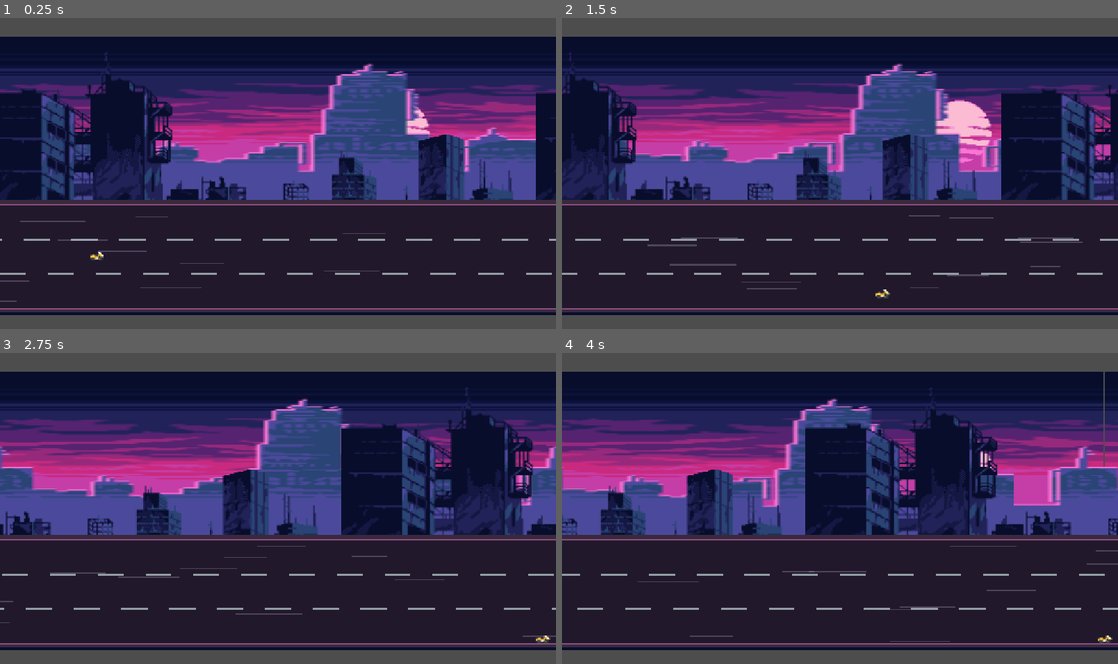
Above: before the commit, frames 1-4 (two rows, left to right).
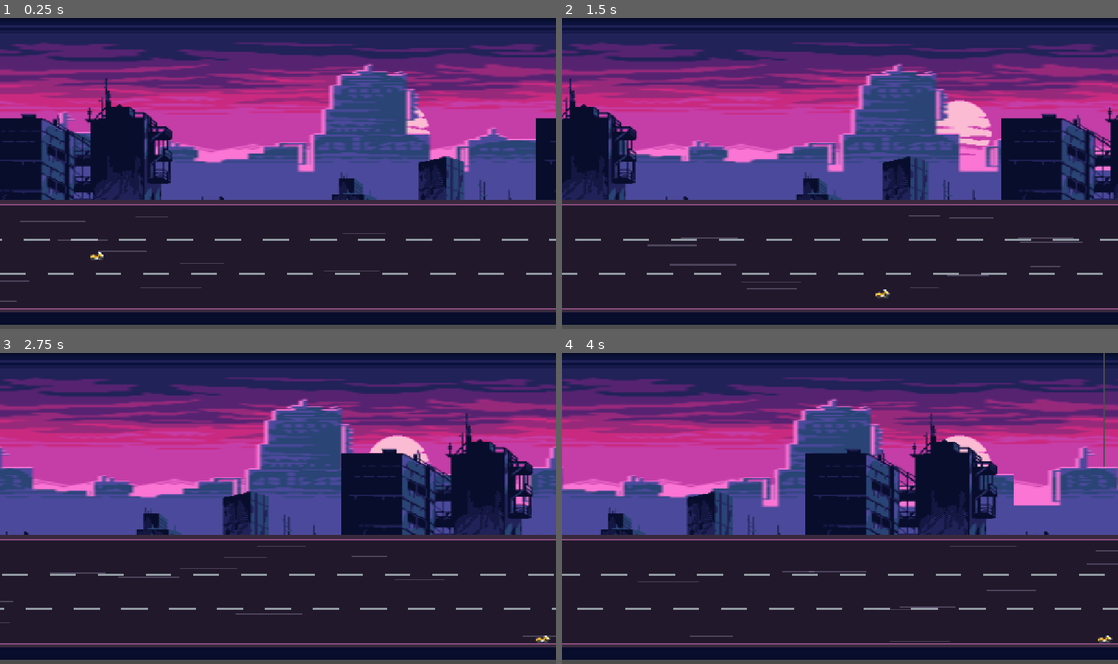
Above: after the commit, the same moments.

Repository: kcfraser54/TheMotorcycleGame
Game: Godot game, scene res://scenes/main/Main.tscn
Two runs of this game, one before a commit and one after it. Both use one fixed random seed, a clock stepped at 60 frames per second and the inputs below.
Inputs (mouse positions are in pixels of both pictures, inside the frame that each line leads up to):
- Up to frame 1 (0.25 s): no input
- Up to frame 2 (1.5 s): move the mouse to (962, 157) at 0.52 s; hold D (accelerate) 0.53-1.25 s; click (962, 157) at 0.67 s; drag from (728, 189) to (812, 235) at 1.27 s
- Up to frame 3 (2.75 s): move the mouse to (333, 440) at 2.02 s; hold D (accelerate) from 2.03 s (still down)
- Up to frame 4 (4 s): release D (accelerate) at 2.75 s; drag from (812, 570) to (673, 461) at 2.77 s; move the mouse to (1006, 555) at 3.52 s; hold S (move_down) from 3.53 s (still down)

The runs differ from the first frame. In frame 1, 42% of the frame differs, in the area x 0-100%, y 0-99%; in frame 2, 42%; in frame 3, 42%; in frame 4, 44%.

Commit message:
filling in background

Diff:
--- a/scenes/background/background.tscn
+++ b/scenes/background/background.tscn
@@ -4,21 +4,21 @@
 [ext_resource type="Texture2D" uid="uid://cwkq4dkmka3k2" path="res://assets/sprites/synthcity/far-buildings.png" id="2_wisxt"]
 [ext_resource type="Texture2D" uid="uid://cshjr1tvfcoyc" path="res://assets/sprites/synthcity/near-buildings.png" id="3_wax1t"]
 [ext_resource type="Texture2D" uid="uid://dq7h7m15pul6p" path="res://assets/sprites/synthcity/sun.png" id="4_1tmhi"]
-[ext_resource type="Script" path="res://scripts/gameplay/Background.gd" id="5_bg"]
+[ext_resource type="Script" uid="uid://dhnw11kx4uj1x" path="res://scripts/gameplay/Background.gd" id="5_bg"]
 
 [node name="Background" type="Node2D" unique_id=1781701859]
 script = ExtResource("5_bg")
 
 [node name="Sky" type="Sprite2D" parent="." unique_id=310627069]
 z_index = -1000
-position = Vector2(-286, 0)
-scale = Vector2(7.178125, 2.64375)
+position = Vector2(-399.4375, -56.87498)
+scale = Vector2(10.014063, 3.1177084)
 texture = ExtResource("1_cbsqf")
 
 [node name="Sky2" type="Sprite2D" parent="." unique_id=1122637386]
 z_index = -1000
-position = Vector2(285, 0)
-scale = Vector2(7.178125, 2.64375)
+position = Vector2(428.93753, -53.5)
+scale = Vector2(10.776564, 3.1458333)
 texture = ExtResource("1_cbsqf")
 
 [node name="Sun" type="Sprite2D" parent="." unique_id=1129946536]
@@ -41,54 +41,54 @@
 
 [node name="NearBuildings" type="Sprite2D" parent="." unique_id=921714482]
 z_index = -990
-position = Vector2(-286, 14)
-scale = Vector2(2.8696873, 2.5822918)
+position = Vector2(-286, 58.499992)
+scale = Vector2(2.8696873, 2.4041665)
 texture = ExtResource("3_wax1t")
 
-[node name="NearBuildings2" type="Sprite2D" parent="."]
+[node name="NearBuildings2" type="Sprite2D" parent="." unique_id=1870874692]
 z_index = -990
-position = Vector2(286, 14)
-scale = Vector2(2.8696873, 2.5822918)
+position = Vector2(286, 39.5)
+scale = Vector2(2.8696873, 2.5625)
 texture = ExtResource("3_wax1t")
 
-[node name="Road" type="Node2D" parent="."]
+[node name="Road" type="Node2D" parent="." unique_id=532987354]
 z_index = -980
 
-[node name="RoadSurface" type="ColorRect" parent="Road"]
+[node name="RoadSurface" type="ColorRect" parent="Road" unique_id=1434248946]
 offset_left = -800.0
-offset_top = 70.0
+offset_top = 71.0
 offset_right = 800.0
-offset_bottom = 310.0
+offset_bottom = 311.0
 color = Color(0.13, 0.1, 0.17, 1)
 
-[node name="ShoulderTop" type="ColorRect" parent="Road"]
+[node name="ShoulderTop" type="ColorRect" parent="Road" unique_id=589036371]
 offset_left = -800.0
 offset_top = 60.0
 offset_right = 800.0
 offset_bottom = 70.0
 color = Color(0.22, 0.16, 0.24, 1)
 
-[node name="ShoulderBottom" type="ColorRect" parent="Road"]
+[node name="ShoulderBottom" type="ColorRect" parent="Road" unique_id=1730676425]
 offset_left = -800.0
 offset_top = 310.0
 offset_right = 800.0
 offset_bottom = 320.0
 color = Color(0.22, 0.16, 0.24, 1)
 
-[node name="RoadEdgeTop" type="ColorRect" parent="Road"]
+[node name="RoadEdgeTop" type="ColorRect" parent="Road" unique_id=174548029]
 offset_left = -800.0
 offset_top = 68.0
 offset_right = 800.0
 offset_bottom = 71.0
 color = Color(0.55, 0.3, 0.5, 1)
 
-[node name="RoadEdgeBottom" type="ColorRect" parent="Road"]
+[node name="RoadEdgeBottom" type="ColorRect" parent="Road" unique_id=124985533]
 offset_left = -800.0
 offset_top = 309.0
 offset_right = 800.0
 offset_bottom = 312.0
 color = Color(0.55, 0.3, 0.5, 1)
 
-[node name="Dashes" type="Node2D" parent="Road"]
+[node name="Dashes" type="Node2D" parent="Road" unique_id=744137574]
 
-[node name="SpeedLines" type="Node2D" parent="Road"]
+[node name="SpeedLines" type="Node2D" parent="Road" unique_id=1007680444]
